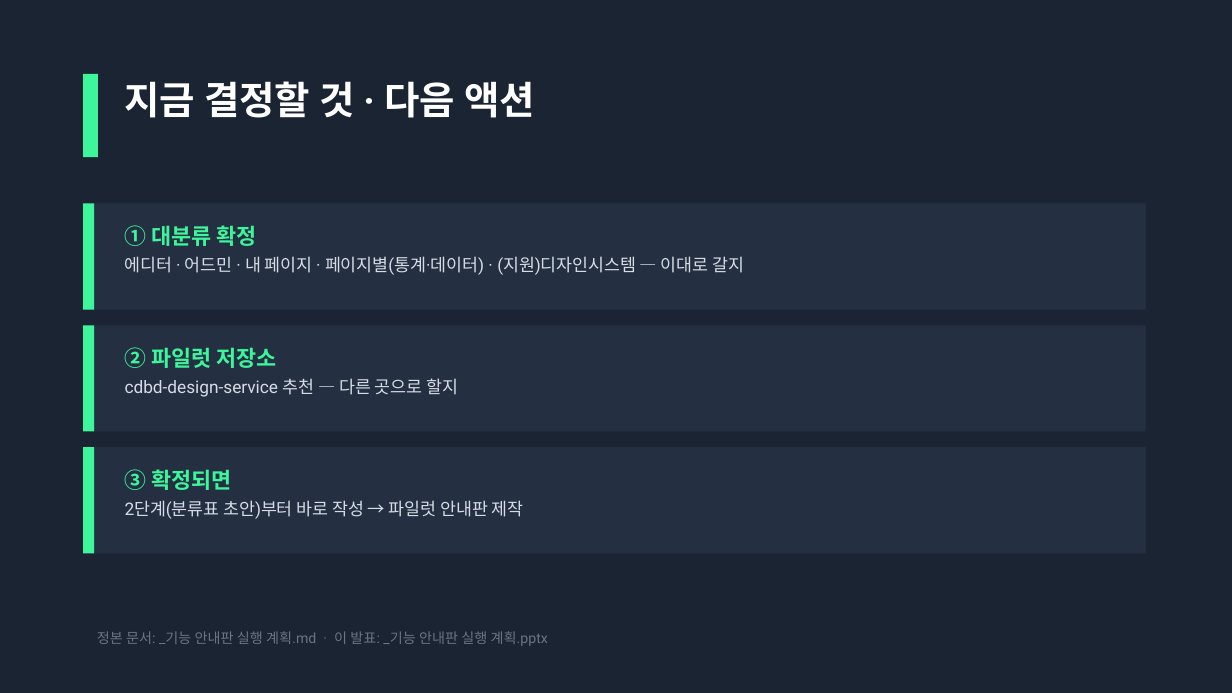
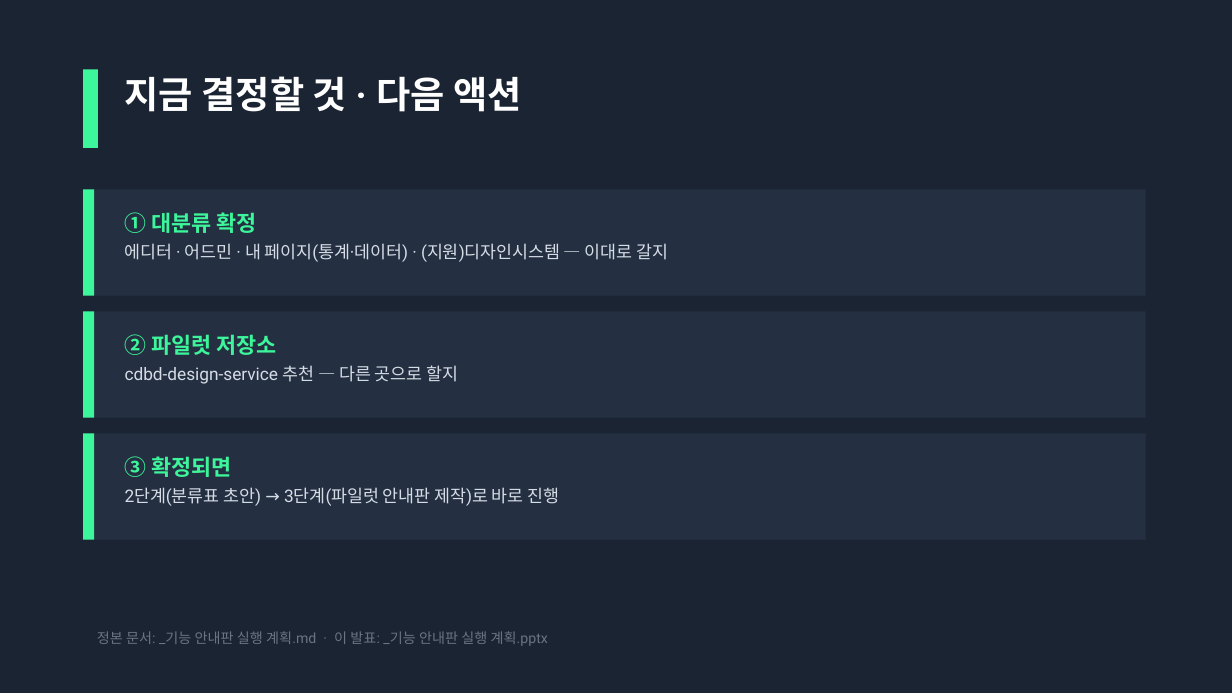
Before and after one commit to CdBd-in/design, a slide deck: slide 11 of _기능 안내판 실행 계획.pptx (slide 12 before the commit). Drawn at 1232x693 pixels with LibreOffice and Linux fonts; fonts in the diff are those of the drawing. Boxes give left, top, right and bottom in pixels: in the first picture for what was removed or moved away, otherwise in the second. Text is boxed around its words. In the diff, an @@ line names an element or a change of style, - is before the commit and + after.

```diff
--- a/_기능 안내판 실행 계획.pptx
+++ b/_기능 안내판 실행 계획.pptx
@@ rectangle: place and size @@
-rectangle at (83, 74, 98, 157)
+rectangle at (83, 69, 98, 148)
@@ text "지금 결정할 것 · 다음 ..." at (125, 76, 522, 112): size 30 to 29 pt @@
@@ text at (125, 243, 668, 262): text changed @@
-에디터 · 어드민 · 내 페이지 · 페이지별(통계·데이터) · (지원)디자인시스템 — 이대로 갈지
+에디터 · 어드민 · 내 페이지(통계·데이터) · (지원)디자인시스템 — 이대로 갈지
@@ 6 rectangles, 3 texts: place and size @@
-6 rectangles, 3 texts at (83, 203, 1146, 554)
+6 rectangles, 3 texts at (83, 189, 1146, 540)
@@ text at (125, 487, 559, 506): text changed @@
-2단계(분류표 초안)부터 바로 작성 → 파일럿 안내판 제작
+2단계(분류표 초안) → 3단계(파일럿 안내판 제작)로 바로 진행
```
Also in this commit, not shown: 8 other slides changed, 2 slides added, 3 slides removed, 1 other file.
